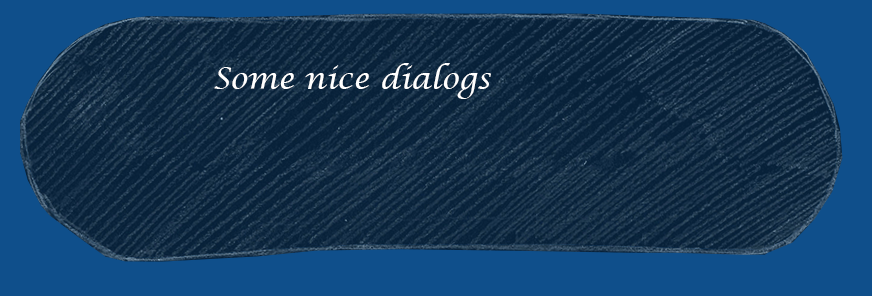
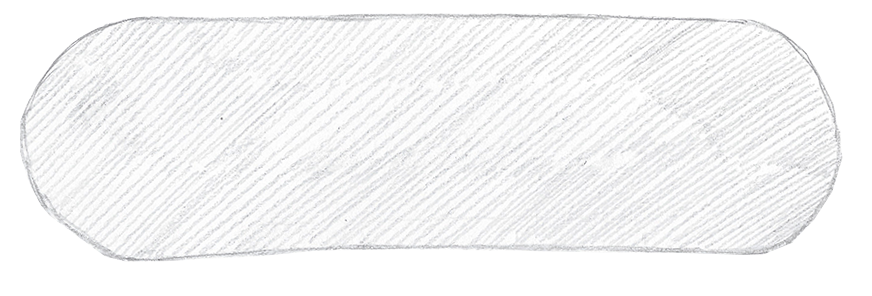
Layers edited between the first and the second 872px x 296px image:
hid group "white text" (3 layers) over left=20, top=13, right=843, bottom=262
hid "Some nice dialogs white" over left=214, top=63, right=491, bottom=99
showed group "black text" (3 layers) over left=20, top=13, right=843, bottom=262
hid "bg" over left=0, top=0, right=872, bottom=296
